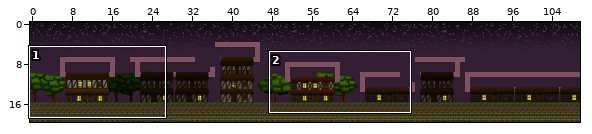
An edit to a level. Tiled map, Game/maps/Map3.tmx. Above: a wide view before the commit, with the close-up outlined.
Close-up. First the earlier version:
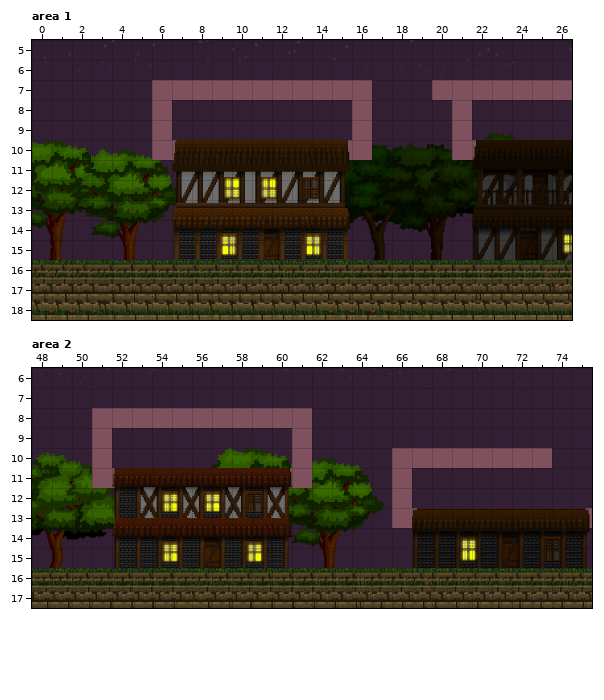
Cells are 64x64 px. Shown: area 1 x 0..26, y 5..18; area 2 x 48..75, y 6..17. The commit also changed other parts of the map, which this record leaves out.
The same view after the edit:
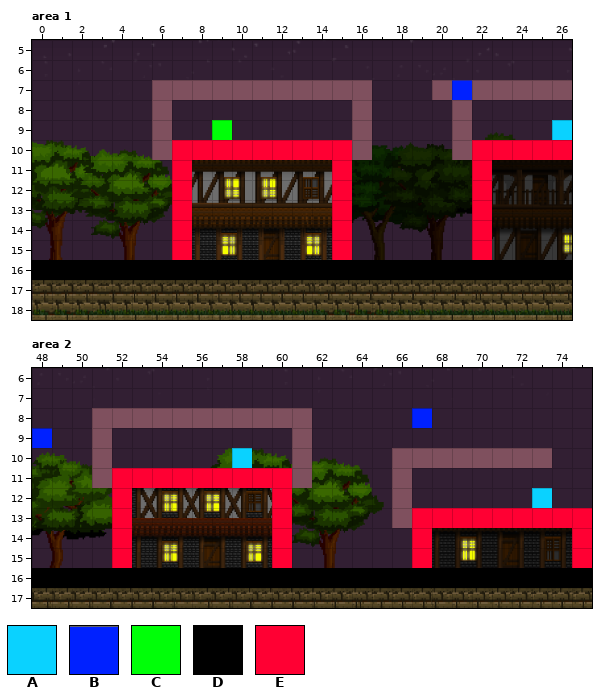
Key: from "Sprites2": A 1039, B 1084, C 1085, D 1086, E 1131.
_ is an empty cell.
Tiles of an added or newly shown layer are drawn over the layers below it.
Changes in this commit:
{"where": "layer \"Logic\" (now shown), area 1"}
{"y":7,"x":21,"old":"_","new":"B"}
{"y":9,"x":9,"old":"_","new":"C"}
{"y":9,"x":26,"old":"_","new":"A"}
{"y":10,"x":7,"old":"_________","new":"EEEEEEEEE"}
{"y":10,"x":22,"old":"_____","new":"EEEEE"}
{"y":11,"x":7,"old":"_","new":"E"}
{"y":11,"x":15,"old":"_","new":"E"}
{"y":11,"x":22,"old":"_","new":"E"}
{"y":12,"x":7,"old":"_","new":"E"}
{"y":12,"x":15,"old":"_","new":"E"}
{"y":12,"x":22,"old":"_","new":"E"}
{"y":13,"x":7,"old":"_","new":"E"}
{"y":13,"x":15,"old":"_","new":"E"}
{"y":13,"x":22,"old":"_","new":"E"}
{"y":14,"x":7,"old":"_","new":"E"}
{"y":14,"x":15,"old":"_","new":"E"}
{"y":14,"x":22,"old":"_","new":"E"}
{"y":15,"x":7,"old":"_","new":"E"}
{"y":15,"x":15,"old":"_","new":"E"}
{"y":15,"x":22,"old":"_","new":"E"}
{"y":16,"x":0,"old":"___________________________","new":"DDDDDDDDDDDDDDDDDDDDDDDDDDD"}
{"where": "layer \"Logic\" (now shown), area 2"}
{"y":8,"x":67,"old":"_","new":"B"}
{"y":9,"x":48,"old":"_","new":"B"}
{"y":10,"x":58,"old":"_","new":"A"}
{"y":11,"x":52,"old":"_________","new":"EEEEEEEEE"}
{"y":12,"x":52,"old":"_","new":"E"}
{"y":12,"x":60,"old":"_","new":"E"}
{"y":12,"x":73,"old":"_","new":"A"}
{"y":13,"x":52,"old":"_","new":"E"}
{"y":13,"x":60,"old":"_","new":"E"}
{"y":13,"x":67,"old":"_________","new":"EEEEEEEEE"}
{"y":14,"x":52,"old":"_","new":"E"}
{"y":14,"x":60,"old":"_","new":"E"}
{"y":14,"x":67,"old":"_","new":"E"}
{"y":14,"x":75,"old":"_","new":"E"}
{"y":15,"x":52,"old":"_","new":"E"}
{"y":15,"x":60,"old":"_","new":"E"}
{"y":15,"x":67,"old":"_","new":"E"}
{"y":15,"x":75,"old":"_","new":"E"}
{"y":16,"x":48,"old":"____________________________","new":"DDDDDDDDDDDDDDDDDDDDDDDDDDDD"}
{"label":"added","picture_box":[452,80,472,100]}
{"label":"added","picture_box":[32,120,572,280]}
{"label":"added","picture_box":[412,408,432,428]}
{"label":"added","picture_box":[32,428,52,448]}
{"label":"added","picture_box":[32,448,592,588]}
